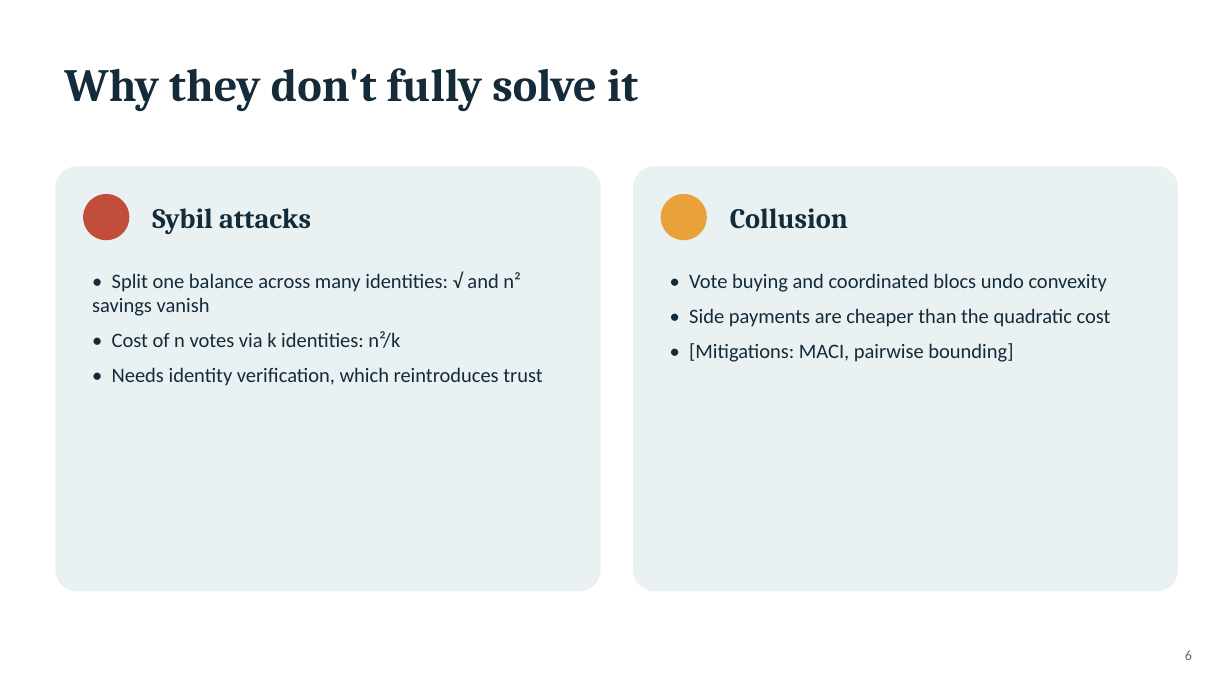
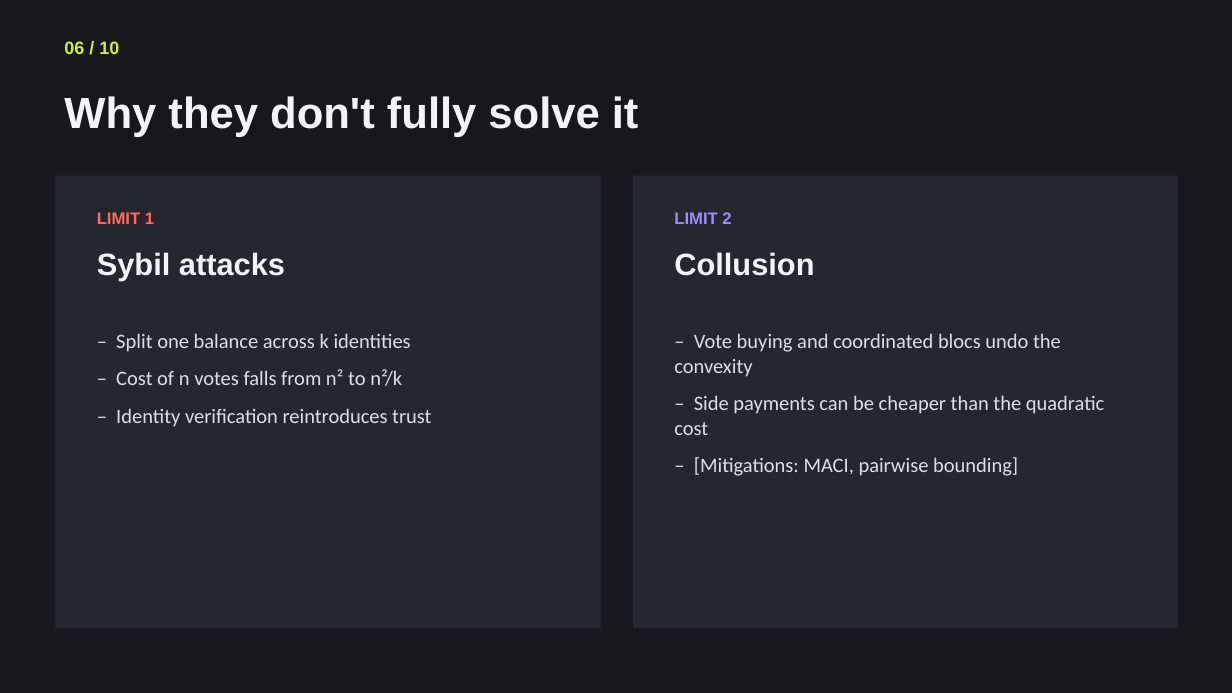
Before and after one commit to Jeanmauratille/quadratic_voting, a slide deck: slide 6 of final_project_outline.pptx. Drawn at 1232x693 pixels with LibreOffice and Linux fonts; fonts in the diff are those of the drawing. Boxes give left, top, right and bottom in pixels: in the first picture for what was removed or moved away, otherwise in the second. Text is boxed around its words. In the diff, an @@ line names an element or a change of style, - is before the commit and + after.

Commit message:
new format, populated with new info

```diff
--- a/final_project_outline.pptx
+++ b/final_project_outline.pptx
@@ background #FFFFFF to #17171C @@
@@ text added at bbox=[64, 41, 119, 54], 14 pt, text #C6F432, bold @@
+06 / 10
@@ text "Why they don't fully solve ...": place and size @@
-text "Why they don't fully solve ..." at bbox=[64, 68, 638, 111]
+text "Why they don't fully solve ..." at bbox=[64, 96, 639, 137]
@@ text "Why they don't fully solve ..." at bbox=[64, 96, 639, 137]: size 36 to 34 pt, font Cambria to Arial, text colour #142B3A to #F4F4F6; more space between paragraphs @@
@@ rectangle: place and size @@
-rectangle at bbox=[55, 166, 601, 592]
+rectangle at bbox=[55, 176, 601, 628]
@@ rectangle at bbox=[55, 176, 601, 628]: rounded rectangle to rectangle; fill #EAF1F2 to #26262E @@
@@ rectangle at bbox=[633, 176, 1178, 628]: rounded rectangle to rectangle; fill #EAF1F2 to #26262E @@
@@ rectangle: place and size @@
-rectangle at bbox=[633, 166, 1178, 592]
+rectangle at bbox=[633, 176, 1178, 628]
@@ ellipse removed at bbox=[83, 194, 129, 240] @@
@@ ellipse removed at bbox=[661, 194, 707, 240] @@
@@ text added at bbox=[97, 212, 154, 224], 13 pt, text #FF6B5B, bold @@
+LIMIT 1
@@ text added at bbox=[674, 212, 731, 224], 13 pt, text #9B8CFF, bold @@
+LIMIT 2
@@ text "Sybil attacks": place and size @@
-text "Sybil attacks" at bbox=[152, 208, 311, 234]
+text "Sybil attacks" at bbox=[97, 252, 285, 281]
@@ text "Sybil attacks" at bbox=[97, 252, 285, 281]: size 22 to 24 pt, font Cambria to Arial, text colour #142B3A to #F4F4F6; more space between paragraphs; vertical alignment middle to top @@
@@ text "Collusion" at bbox=[674, 252, 814, 276]: size 22 to 24 pt, font Cambria to Arial, text colour #142B3A to #F4F4F6; more space between paragraphs; vertical alignment middle to top @@
@@ text "Collusion": place and size @@
-text "Collusion" at bbox=[730, 208, 848, 229]
+text "Collusion" at bbox=[674, 252, 814, 276]
@@ text at bbox=[116, 333, 431, 427]: text changed; text colour #142B3A to #DDDDE4 @@
-• Split one balance across many identities: √ and n² savings vanish
-• Cost of n votes via k identities: n²/k
-• Needs identity verification, which reintroduces trust
+– Split one balance across k identities
+– Cost of n votes falls from n² to n²/k
+– Identity verification reintroduces trust
@@ text at bbox=[674, 333, 1104, 476]: text changed; text colour #142B3A to #DDDDE4 @@
-• Vote buying and coordinated blocs undo convexity
-• Side payments are cheaper than the quadratic cost
-• [Mitigations: MACI, pairwise bounding]
+– Vote buying and coordinated blocs undo the convexity
+– Side payments can be cheaper than the quadratic cost
+– [Mitigations: MACI, pairwise bounding]
@@ text removed at bbox=[1185, 650, 1192, 660] @@
-6
```
Also in this commit, not shown: 7 other slides changed, 2 slides added, 2 slides removed.
